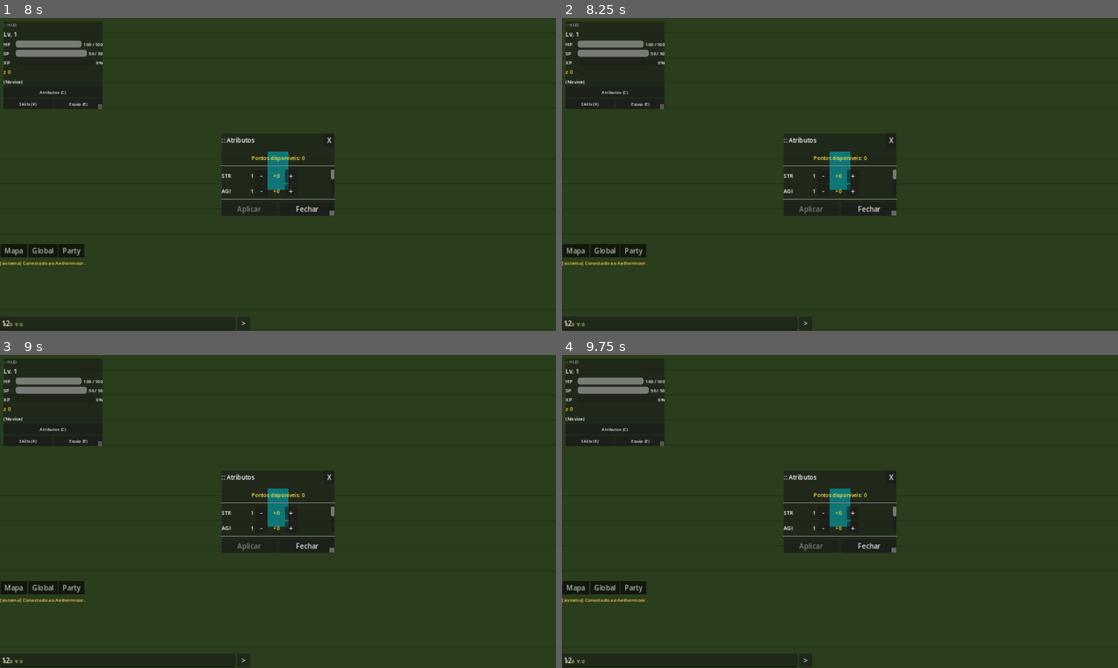
Above: before the commit, frames 1-4 (two rows, left to right).
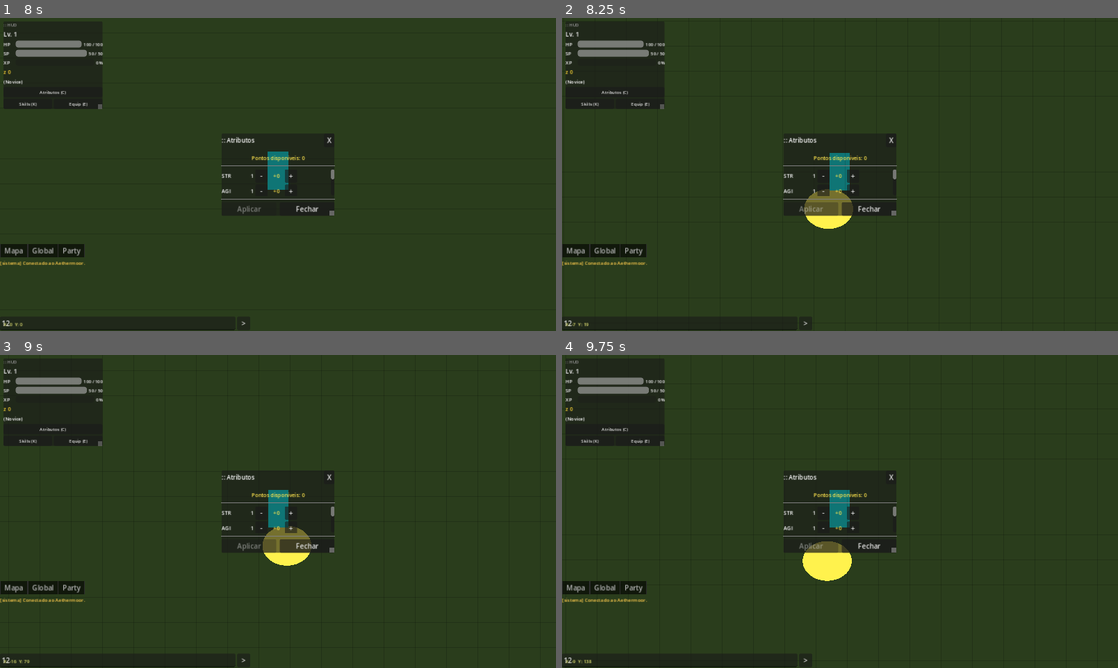
Above: after the commit, the same moments.

Repository: renash2me/Game-1.0
Game: Godot game, scene res://scenes/game_world.tscn
Two runs of this game, one before a commit and one after it. Both use one fixed random seed, a clock stepped at 60 frames per second and the inputs below. This scene is started directly instead of the project's main scene.
Inputs (mouse positions are in pixels of both pictures, inside the frame that each line leads up to):
- Up to frame 1 (8 s): click (116, 324) at 0.52 s; type "12" at 0.6 s; click "Atributos (C)" at 1.25 s; click "Skills (K)" at 2 s; click "Equip (E)" at 2.75 s; click "-" at 3.5 s; click "+" at 4.25 s; click "-" at 5 s; click "+" at 5.75 s; click "-" at 6.5 s; click "+" at 7.25 s
- Up to frame 2 (8.25 s): click "-" at 8 s
- Up to frame 3 (9 s): click "+" at 8.75 s
- Up to frame 4 (9.75 s): click "-" at 9.5 s

Frame 1 is identical in both runs. In frame 2, 0.9% of the frame differs, in the area x 1-53%, y 42-99%; in frame 3, 0.9%; in frame 4, 0.9%.

Commit message:
fix: movimento por clique (a causa real era o input map, não o raycast)
A ação "attack" no project.godot está mapeada para o botão ESQUERDO do
mouse (button_index 1). No _unhandled_input, todo clique esquerdo testava
Input.is_action_pressed("attack") — que é SEMPRE verdadeiro durante o
próprio clique esquerdo — então o código entrava no ramo de ataque e nunca
definia _move_target/_moving. O personagem nunca andava e as coordenadas
ficavam em 0,0. O mesmo bug quebrava o arrastar-para-mover.

Todas as tentativas anteriores mexeram no _ground_at_mouse(), que sempre
esteve correto. A correção real:

- Remove a dependência da ação "attack" para decidir mover vs atacar.
- Estilo Ragnarok: clicar no chão anda; clicar sobre um monstro (detecção
  por proximidade via _mob_at, raio ~28 server units) ataca.
- _drag_to_move evita que micro-movimentos do mouse logo após clicar num
  mob cancelem a aproximação.

Co-Authored-By: Claude Opus 4.8 <noreply@anthropic.com>
Claude-Session: https://claude.ai/code/session_01KzEqHDrWbGyHQtNhqA5Y96

Diff:
--- a/client/scripts/ui/game_world.gd
+++ b/client/scripts/ui/game_world.gd
@@ -27,6 +27,7 @@
 var _move_target : Vector3 = Vector3.ZERO
 var _moving      : bool    = false
 var _left_held   : bool    = false
+var _drag_to_move : bool   = false   # o hold atual deve arrastar-mover? (false se clicou num mob)
 var _send_timer  : float   = 0.0
 var _last_sent   : Vector3 = Vector3.ZERO
 var _players     : Dictionary = {}
@@ -162,19 +163,24 @@
 						return
 					_left_held = true
 					var target := _ground_at_mouse()
-					if Input.is_action_pressed("attack"):
-						_try_attack_at(target)
+					# Estilo Ragnarok: clicar num monstro ataca; no chão, anda.
+					var mob_id := _mob_at(target)
+					if mob_id != "":
+						_drag_to_move = false
+						_attack_mob(mob_id)
 					else:
-						_move_target = target
-						_moving = true
+						_drag_to_move = true
+						_move_target  = target
+						_moving       = true
 						_spawn_click_marker(target)
 				else:
-					_left_held = false
+					_left_held    = false
+					_drag_to_move = false
 			MOUSE_BUTTON_RIGHT:
 				if event.pressed:
 					_try_pickup_at(_ground_at_mouse())
 	elif event is InputEventMouseMotion:
-		if _left_held and not _inv_ui.visible and not Input.is_action_pressed("attack"):
+		if _left_held and _drag_to_move and not _inv_ui.visible:
 			_move_target = _ground_at_mouse()
 			_moving = true
 	elif event.is_action_pressed("inventory"):
@@ -235,9 +241,9 @@
 
 # ── Combate ────────────────────────────────────────────────────────────────────
 
-func _try_attack_at(ground_pos: Vector3) -> void:
+func _mob_at(ground_pos: Vector3) -> String:
 	var best_id   := ""
-	var best_dist := 3.5  # units 3D
+	var best_dist := 0.7  # ~28 server units: raio de clique sobre o monstro
 	for iid in _mobs:
 		var mn = _mobs[iid]
 		var d : float = Vector2(mn.position.x - ground_pos.x,
@@ -245,8 +251,10 @@
 		if d < best_dist:
 			best_dist = d
 			best_id   = iid
-	if best_id != "":
-		WsClient.send({"type": "ATTACK", "payload": {"target_id": best_id, "attack_type": "melee"}})
+	return best_id
+
+func _attack_mob(mob_id: String) -> void:
+	WsClient.send({"type": "ATTACK", "payload": {"target_id": mob_id, "attack_type": "melee"}})
 
 func _try_pickup_at(ground_pos: Vector3) -> void:
 	var best_id   := ""
